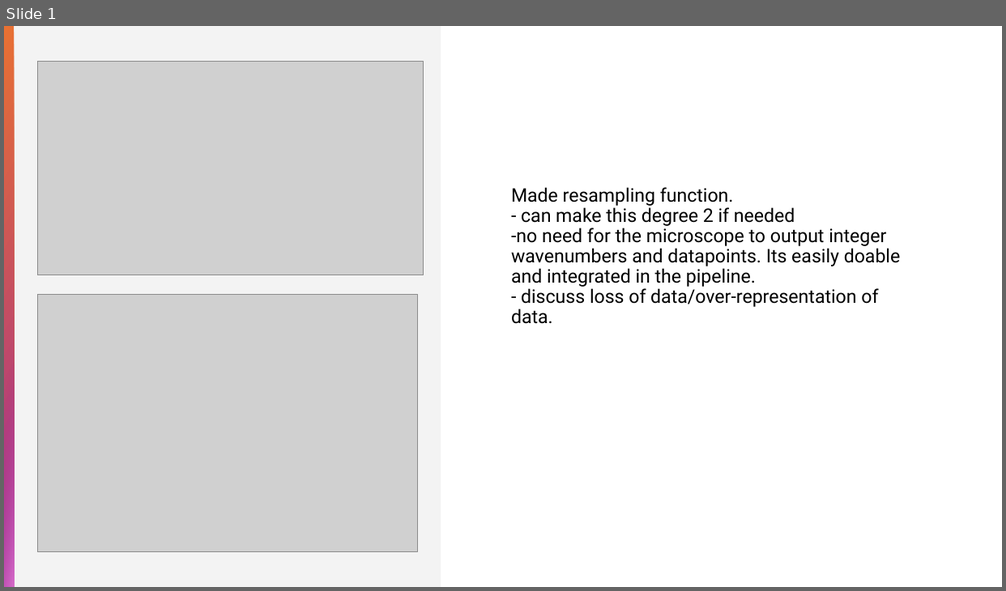
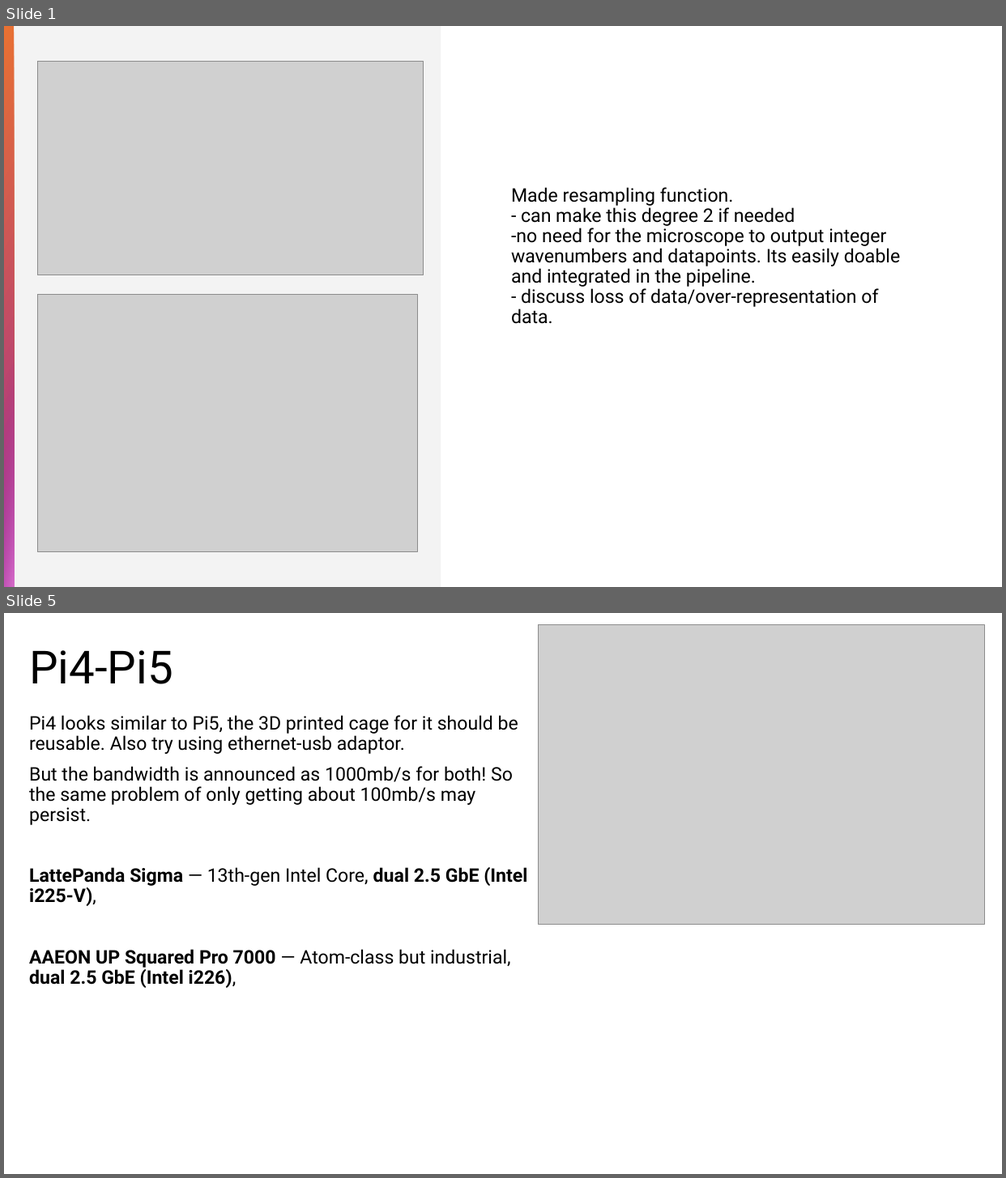
Before and after one commit to blichub/temp_raman_personal, a slide deck: raman_week8.pptx. Shown one above the other, each under a label of ours: slide 1 before the commit, slides 1 and 5 after it; the slides between them are not shown. The pictures are 1006x591 and 1006x1178 pixels, drawn with LibreOffice and Linux fonts; fonts in the diff are those of the drawing; grey boxes stand for pictures. Boxes give left, top, right and bottom in pixels: in the first picture for what was removed or moved away, otherwise in the second. Text is boxed around its words. In the diff, an @@ line names an element or a change of style, - is before the commit and + after.

```diff
--- a/raman_week8.pptx
+++ b/raman_week8.pptx
@@ slide 5 added at (4, 613, 1002, 1174), background #FFFFFF @@
@@ picture added at (539, 625, 985, 924) @@
@@ title added at (29, 650, 173, 684), 44 pt, text #000000 @@
+Pi4-Pi5
@@ text added at (29, 715, 527, 988), 18 pt, text #000000 @@
+Pi4 looks similar to Pi5, the 3D printed cage for it should be reusable. Also try using ethernet-usb adaptor.
+But the bandwidth is announced as 1000mb/s for both! So the same problem of only getting about 100mb/s may persist.
+LattePanda Sigma — 13th-gen Intel Core, dual 2.5 GbE (Intel i225-V),
+AAEON UP Squared Pro 7000 — Atom-class but industrial, dual 2.5 GbE (Intel i226),
```
Also in this commit, not shown: 2 slides changed, 1 other slide added, 10 other files.
